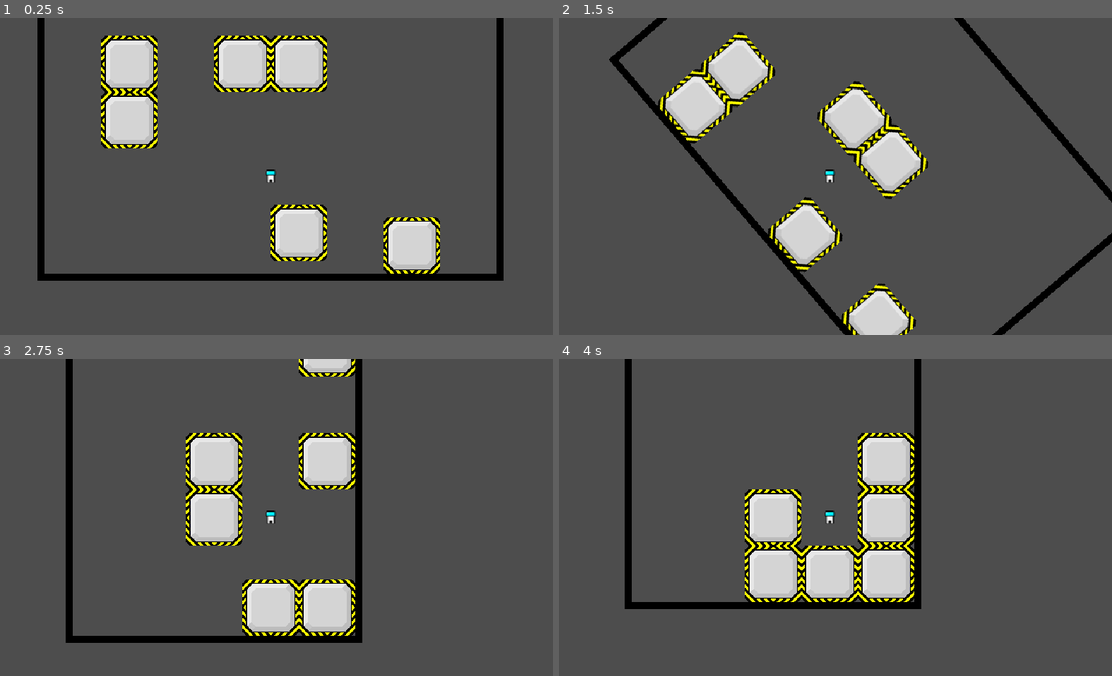
Above: before the commit, frames 1-4 (two rows, left to right).
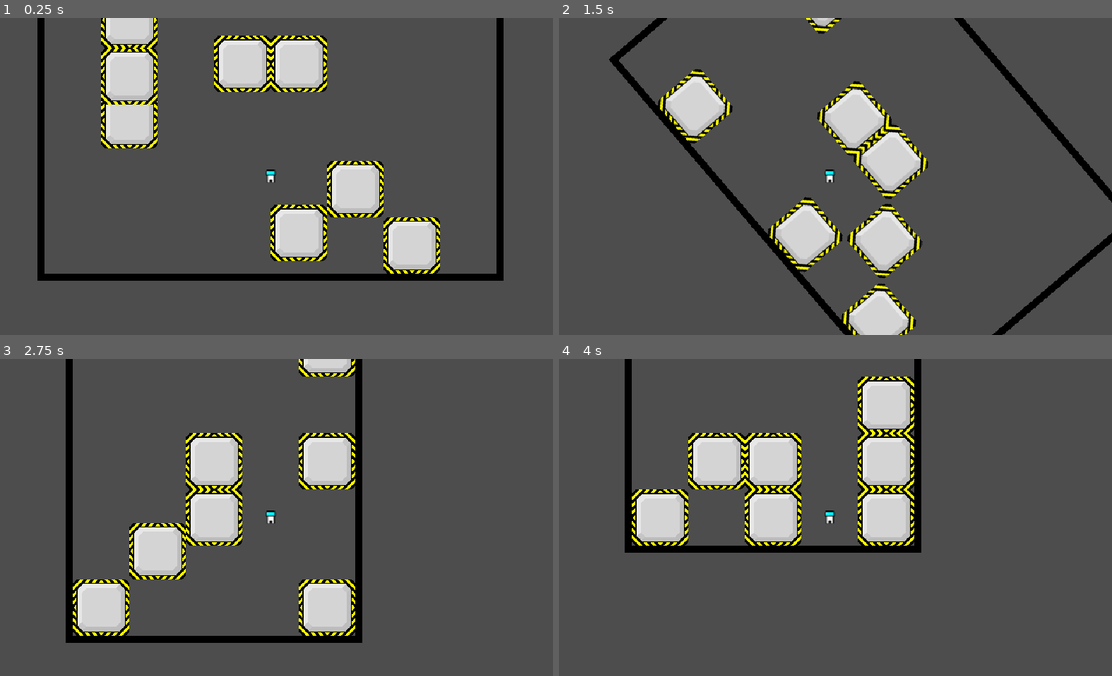
Above: after the commit, the same moments.

Repository: wojtekmal/escape-blocks
Game: Godot game, scene res://Levels/LevelTemplate.tscn
Same seed, same stepped clock (60 frames per second), same inputs: the game is played once before the commit and once after it. The project has no main scene, so this scene is started directly.
Inputs:
- Up to frame 1 (0.25 s): no input
- Up to frame 2 (1.5 s): hold Right (gravity_right) 0.53-1.28 s; tap W (jump) at 0.77 s; tap Enter at 1.25 s; hold Left (gravity_left) from 1.28 s (still down)
- Up to frame 3 (2.75 s): tap W (jump) at 1.52 s; release Left (gravity_left) at 2.03 s; hold Right (gravity_right) from 2.03 s (still down)
- Up to frame 4 (4 s): release Right (gravity_right) at 2.78 s; hold Up (gravity_up) 2.78-3.53 s; tap W (jump) at 3.02, 3.77 s; hold Left (gravity_left) from 3.53 s (still down)

The runs differ from the first frame. In frame 1, 3.5% of the frame differs, in the area x 18-70%, y 0-63%; in frame 2, 3.7%; in frame 3, 5.4%; in frame 4, 14%, in the area x 11-66%, y 5-79%.

Commit message:
Added static blocks.

Diff:
--- a/engine/Levels/LevelTemplate.gd
+++ b/engine/Levels/LevelTemplate.gd
@@ -53,7 +53,7 @@
 	moving_entities.clear()
 
 	for child in self.get_children():
-		if child.get_real_class() == "MovingBlock8x8" or child.get_real_class() == "Player":
+		if child.get_real_class() in ["MovingBlock8x8", "Player", "StaticBlock8x8"]:
 			moving_entities.push_back(child)
 
 	moving_entities.sort_custom(compare_entity_heights)
@@ -66,6 +66,8 @@
 			move_block(delta, entity)
 		elif entity.get_real_class() == "Player":
 			move_player(delta)
+		elif entity.get_real_class() == "StaticBlock8x8":
+			column_top_still_blocks[entity.board_cords.x] = entity.board_cords.y
 
 
 func compare_entity_heights(a, b):
@@ -251,7 +253,7 @@
 
 	for child in get_children():
 		#print_debug(child.get_name())
-		if child.get_real_class() == "MovingBlock8x8" or child.get_real_class() == "Player":
+		if child.get_real_class() in ["MovingBlock8x8", "Player", "StaticBlock8x8"]:
 			#print_debug("check")
 			child.board_dimensions = board_dimensions
 
--- a/engine/Levels/LevelTemplate.tscn
+++ b/engine/Levels/LevelTemplate.tscn
@@ -1,10 +1,11 @@
-[gd_scene load_steps=9 format=3 uid="uid://c3oe72nibs0yb"]
+[gd_scene load_steps=10 format=3 uid="uid://c3oe72nibs0yb"]
 
 [ext_resource type="PackedScene" uid="uid://ow2x5epfg1v2" path="res://Actors/Player.tscn" id="1"]
 [ext_resource type="PackedScene" uid="uid://p3vwjet8rxgn" path="res://blocks/MovingBlock8x8.tscn" id="2"]
 [ext_resource type="Texture2D" uid="uid://rvq1ytbkh1qm" path="res://textures/black.png" id="3"]
 [ext_resource type="Script" path="res://Levels/LevelTemplate.gd" id="4"]
 [ext_resource type="Script" path="res://scripts/TileMap.gd" id="4_gvo1y"]
+[ext_resource type="PackedScene" uid="uid://3vsop7p20fe0" path="res://Levels/StaticBlock8x8.tscn" id="6_cw7oa"]
 [ext_resource type="Script" path="res://scripts/RotationTimer.gd" id="6_lnp4p"]
 
 [sub_resource type="TileSetAtlasSource" id="TileSetAtlasSource_ja7cw"]
@@ -122,6 +123,16 @@
 board_cords = Vector2i(6, 4)
 board_dimensions = Vector2i(8, 5)
 
+[node name="StaticBlock8x8" parent="." instance=ExtResource("6_cw7oa")]
+position = Vector2(-160, -64)
+board_cords = Vector2i(1, 1)
+board_dimensions = Vector2i(8, 5)
+
+[node name="StaticBlock8x9" parent="." instance=ExtResource("6_cw7oa")]
+position = Vector2(96, 64)
+board_cords = Vector2i(5, 3)
+board_dimensions = Vector2i(8, 5)
+
 [node name="RotationTimer" type="Timer" parent="."]
 one_shot = true
 script = ExtResource("6_lnp4p")
--- /dev/null
+++ b/engine/Levels/StaticBlock8x8.tscn
@@ -0,0 +1,19 @@
+[gd_scene load_steps=4 format=3 uid="uid://3vsop7p20fe0"]
+
+[ext_resource type="Script" path="res://blocks/StaticBlock8x8.gd" id="1_qi5rt"]
+[ext_resource type="Texture2D" uid="uid://co07xqs3hmj10" path="res://textures/block.png" id="2_fgngf"]
+
+[sub_resource type="RectangleShape2D" id="RectangleShape2D_eto6a"]
+size = Vector2(64, 64)
+
+[node name="StaticBlock8x8" type="StaticBody2D"]
+position = Vector2(32, 32)
+collision_layer = 0
+collision_mask = 0
+script = ExtResource("1_qi5rt")
+
+[node name="Sprite2D" type="Sprite2D" parent="."]
+texture = ExtResource("2_fgngf")
+
+[node name="CollisionShape2D" type="CollisionShape2D" parent="."]
+shape = SubResource("RectangleShape2D_eto6a")
--- /dev/null
+++ b/engine/blocks/StaticBlock8x8.gd
@@ -0,0 +1,36 @@
+@tool
+class_name StaticBlock8x8 extends StaticBody2D
+
+# Declare member variables here. Examples:
+# var a = 2
+# var b = "text"
+@export var board_cords: Vector2i : set = set_board_cords
+@export var board_dimensions: Vector2i : set = set_board_dimensions
+@export var is_falling := false : set = set_is_falling
+# Always false.
+
+# Called when the node enters the scene tree for the first time.
+func _ready():
+	pass # Replace with function body.
+
+func set_board_dimensions(newValue):
+	board_dimensions = newValue
+	set_board_cords(board_cords)
+
+func set_board_cords(newValue):
+	board_cords = newValue
+	#print_debug(board_dimensions)
+	#print_debug(board_cords)
+	#print_debug("\n")
+	set_position(Vector2i(board_cords.x * 64 + 32 - board_dimensions.x * 32, board_cords.y * 64 + 32 - board_dimensions.y * 32))
+
+#func get_class():
+#	return "MovingBlock8x8"
+
+func get_real_class():
+	return "StaticBlock8x8"
+# Called every frame. 'delta' is the elapsed time since the previous frame.
+#func _process(delta):
+
+func set_is_falling(new_value):
+	push_error("You are changing StaticBlock8x8's is_falling, which is always false.")
